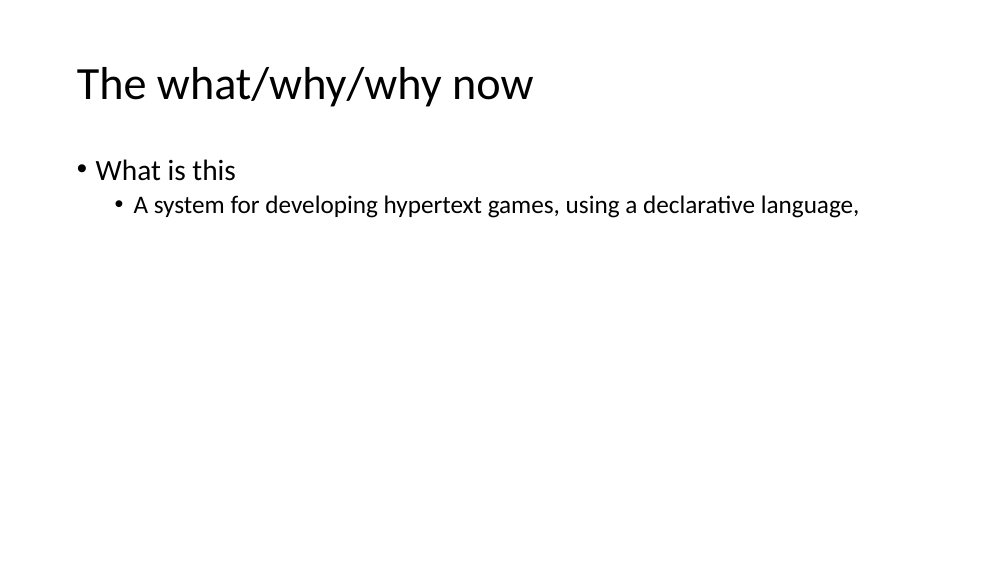
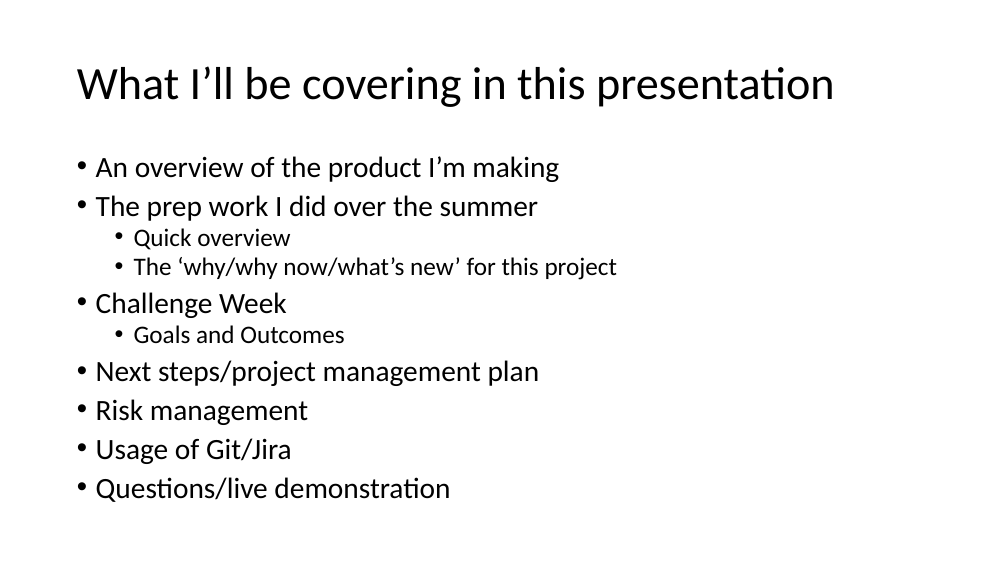
Before and after one commit to 11BelowStudio/HECC-IT, a slide deck: slide 2 of Reports n such/Challenge Week Presentation.pptx. Drawn at 1008x567 pixels with LibreOffice and Linux fonts; fonts in the diff are those of the drawing. Boxes give left, top, right and bottom in pixels: in the first picture for what was removed or moved away, otherwise in the second. Text is boxed around its words. In the diff, an @@ line names an element or a change of style, - is before the commit and + after.

Commit message:
welp, the presentation is done, realized that I probably completely screwed myself over so far whilst doing that as well. few minor changes to a few small things here and there, and also I've managed to produce a working .jar artifact version of HECC-UP, which is a good thing I guess.

```diff
--- a/Reports n such/Challenge Week Presentation.pptx
+++ b/Reports n such/Challenge Week Presentation.pptx
@@ title at (77,66,835,107): text changed @@
-The what/why/why now
+What I’ll be covering in this presentation
@@ text at (96,156,618,502): text changed; size 24 to 28 pt @@
-• What is this
-  • A system for developing hypertext games, using a declarative language,
+• An overview of the product I’m making
+• The prep work I did over the summer
+  • Quick overview
+  • The ‘why/why now/what’s new’ for this project
+• Challenge Week
+  • Goals and Outcomes
+• Next steps/project management plan
+• Risk management
+• Usage of Git/Jira
+• Questions/live demonstration
```
Also in this commit, not shown: 1 other slide changed, 11 slides added, 21 other files.
